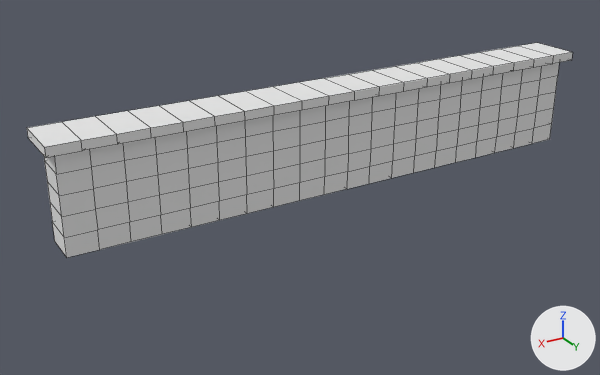
An edit to the Blender file Assets/Models/Structures/Stone wall.blend, drawn before and after from the same camera.
Rendered twice from a 50 mm camera at (12.2, 17.73, 9.24) aimed at (1.02, -0.9, -0.08). Arrows for +X, +Y and +Z are at lower right; the lights stay in place. Mesh edges are drawn as thin lines.

In view in the first picture: 'Stone wall'.
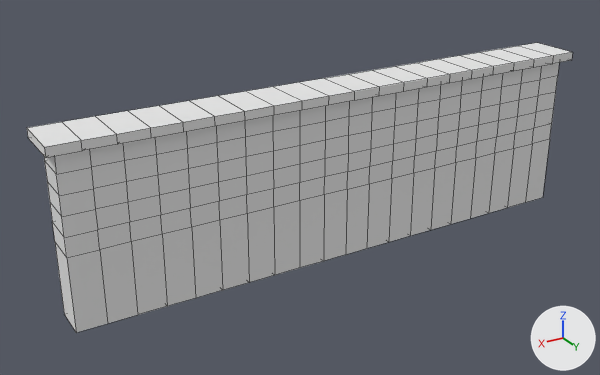
Pixel boxes [x1, y1, x2, y2] of what changed, in the pictures (600 x 375 px):
'Stone wall', reshaped (35% taller)
    before: [27, 43, 573, 258]
    after: [27, 43, 573, 333]
part 1 of me_cube, built on
    after: [55, 139, 550, 333]

Diff of the bpy script that builds the scene:
```diff
--- a/Assets/Models/Structures/Stone wall.blend.py
+++ b/Assets/Models/Structures/Stone wall.blend.py
@@ me_cube @@
 # used by ob_stone_wall; location = (0.0, 0.0, 0.0)
-me_cube.from_pydata(...)  # 176 vertices, 167 faces; spans x -8.21..0.0, y -1.27..0.23, z -0.03..2.88
+me_cube.from_pydata(...)  # 198 vertices, 188 faces; spans x -8.21..0.0, y -1.27..0.23, z -2.1..2.88
+# me_cube part 1
+# 10 faces are deleted
+# 22 new vertices lie (0.0, 0.0, -2.07) away from vertices in x -7.96..0.0, y -1.02..-0.02, z -0.03
+# 31 new faces join them
 me_cube.materials.append(mat_material)
```
